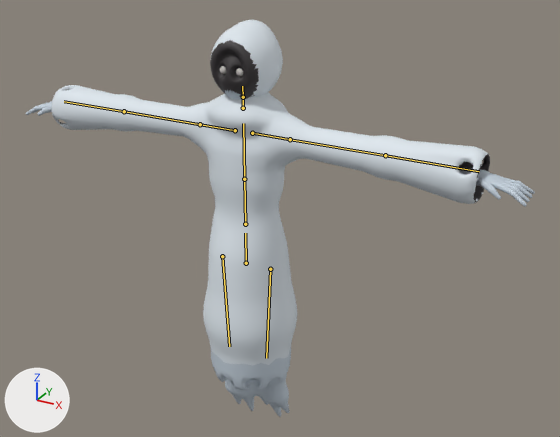
The FBX model Assets/Resources/Bodies/Ghost.fbx as it was, and as the next commit left it.
Before and after are seen from a camera (50 mm lens) standing at (0.774, -1.259, 1.26) and looking at (0.08, 0.003, 0.629). Lighting does not change. The marker at lower left points along +X, +Y and +Z. The first picture is the older version. The bones that change, and the others that lie on the model, are drawn over the model as lines.

Names of what the first picture shows: 'GhostMesh'.
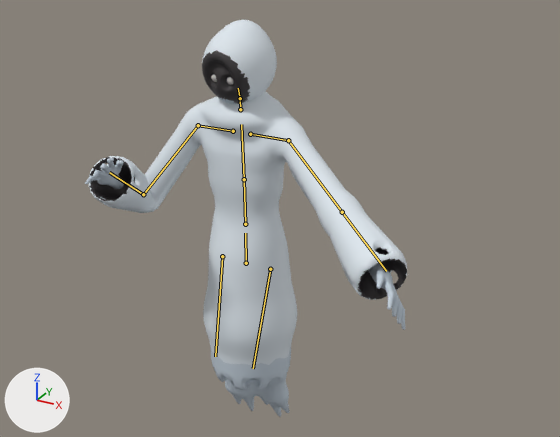
The newer file adds an action. The first version stands in its rest pose; the second is drawn at frame 7 of the action 'Ghost|Strum'.

Where the change shows, as pixel boxes [x1, y1, x2, y2] in the pictures (560 x 437 px):
'GhostMesh', posed (37% narrower): before [26, 20, 535, 417]; after [85, 20, 407, 417]
bone 'Chest', root to tip: before (244, 179) to (243, 123); after (244, 179) to (241, 124)
bone 'Neck', root to tip: before (243, 108) to (243, 97); after (240, 109) to (240, 98)
bone 'Head', root to tip: before (243, 97) to (242, 86); after (240, 98) to (238, 88)
bone 'LeftUpperArm', root to tip: before (290, 139) to (385, 155); after (288, 140) to (342, 212)
bone 'LeftLowerArm', root to tip: before (385, 155) to (479, 171); after (342, 212) to (386, 271)
bone 'RightUpperArm', root to tip: before (200, 124) to (124, 111); after (198, 125) to (143, 194)
bone 'RightLowerArm', root to tip: before (124, 111) to (64, 101); after (143, 194) to (109, 172)

What the commit changed:
Bone 'Spine' (bone_spine) turns from (0, 0, 0) to (1, 0, 0) degrees about its own x, y and z.
Bone 'Chest' (bone_chest) turns from (0, 0, 0) to (1, 0, 0) degrees about its own x, y and z.
Bone 'Neck' (bone_neck) turns from (0, 0, 0) to (3, 0, 0) degrees about its own x, y and z.
Bone 'Head' (bone_head) turns from (0, 0, 0) to (8, -6, 0) degrees about its own x, y and z.
Bone 'LeftUpperArm' (bone_leftupperarm) turns from (0, 0, 0) to (-38, -48, 0) degrees about its own x, y and z.
Bone 'LeftLowerArm' (bone_leftlowerarm) turns from (0, 0, 0) to (0, 0, -16) degrees about its own x, y and z.
Bone 'RightUpperArm' (bone_rightupperarm) turns from (0, 0, 0) to (-56, 22, 0) degrees about its own x, y and z.
Bone 'RightLowerArm' (bone_rightlowerarm) turns from (0, 0, 0) to (0, 0, 110) degrees about its own x, y and z.
